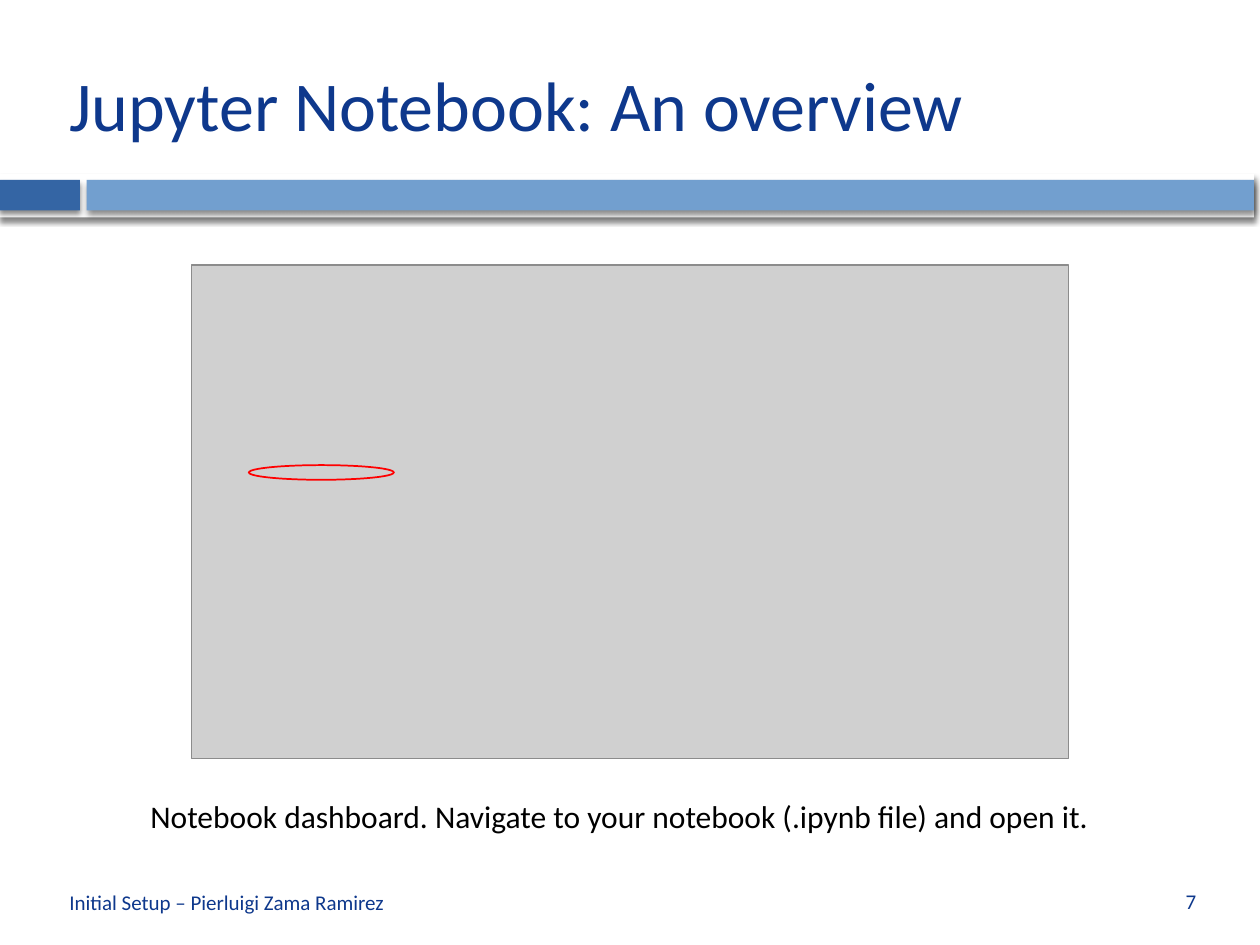
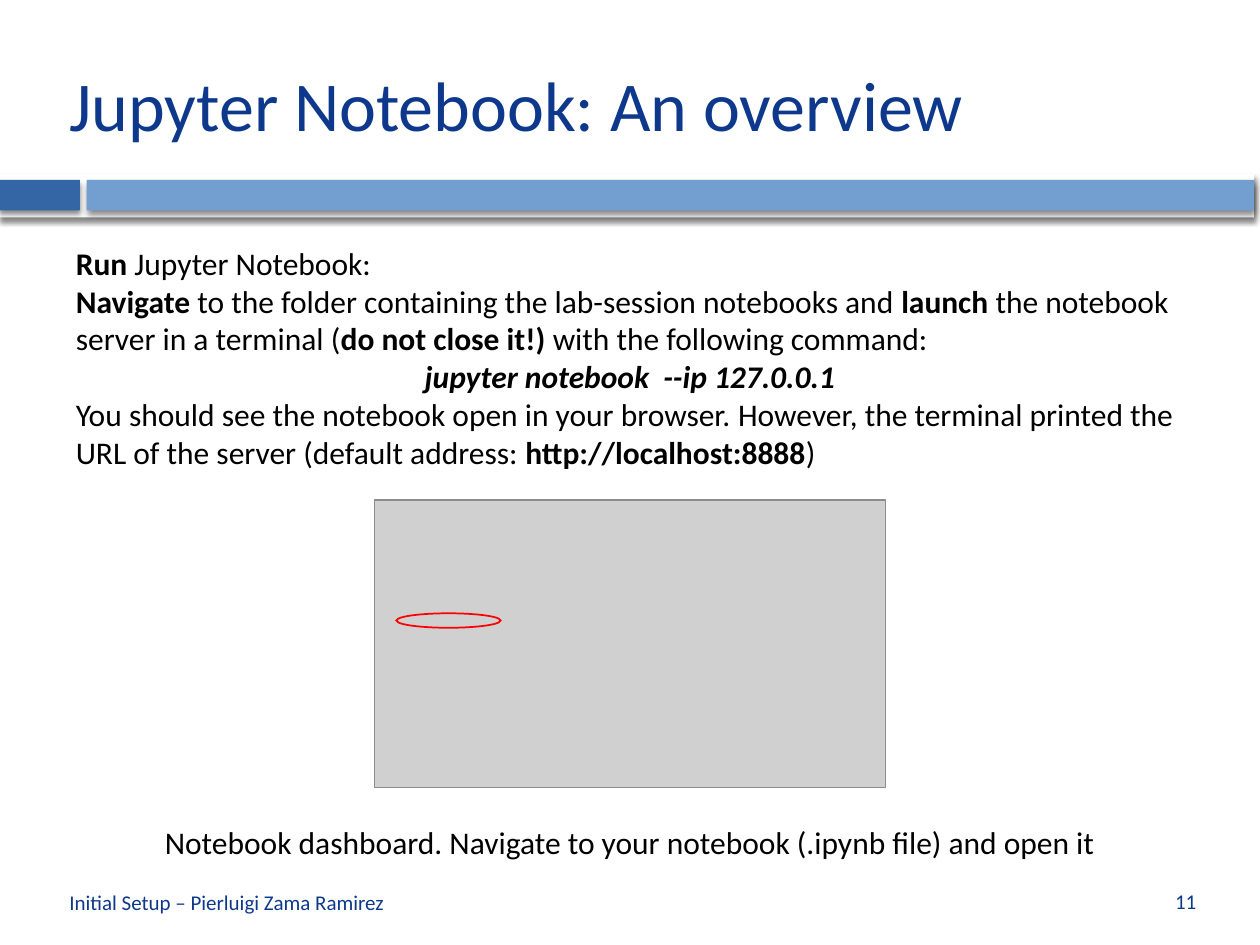
Before and after one commit to CVLAB-Unibo/ComputerVisionImageProcessing-LabSessions, a slide deck: slide 11 of LabSession0 - Initial Setup.pptx (slide 7 before the commit). Drawn at 1260x945 pixels with LibreOffice and Linux fonts; fonts in the diff are those of the drawing; grey boxes stand for pictures; background and template pictures are left out. Boxes give left, top, right and bottom in pixels: in the first picture for what was removed or moved away, otherwise in the second. Text is boxed around its words. In the diff, an @@ line names an element or a change of style, - is before the commit and + after.

```diff
--- a/LabSession0 - Initial Setup.pptx
+++ b/LabSession0 - Initial Setup.pptx
@@ text added at [76, 253, 1173, 469], 18 pt, text #000000 @@
+Run Jupyter Notebook:
+Navigate to the folder containing the lab-session notebooks and launch the notebook server in a terminal (do not close it!) with the following command:
+jupyter notebook --ip 127.0.0.1
+You should see the notebook open in your browser. However, the terminal printed the URL of the server (default address: http://localhost:8888)
@@ picture: place and size @@
-picture at [192, 265, 1068, 759]
+picture at [374, 500, 886, 788]
@@ ellipse: place and size @@
-ellipse at [249, 465, 394, 480]
+ellipse at [397, 614, 501, 629]
@@ text at [165, 831, 1094, 860]: text changed @@
-Notebook dashboard. Navigate to your notebook (.ipynb file) and open it.
+Notebook dashboard. Navigate to your notebook (.ipynb file) and open it
@@ page number at [1175, 895, 1196, 909]: text changed @@
-7
+11
```
Also in this commit, not shown: 1 other slide changed, 4 slides added, 1 other file.
